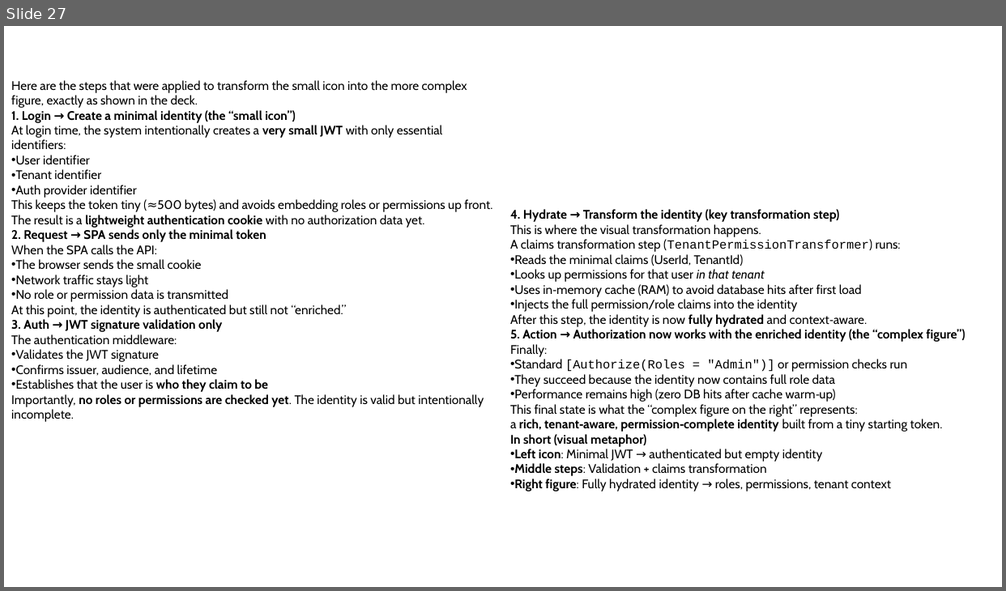
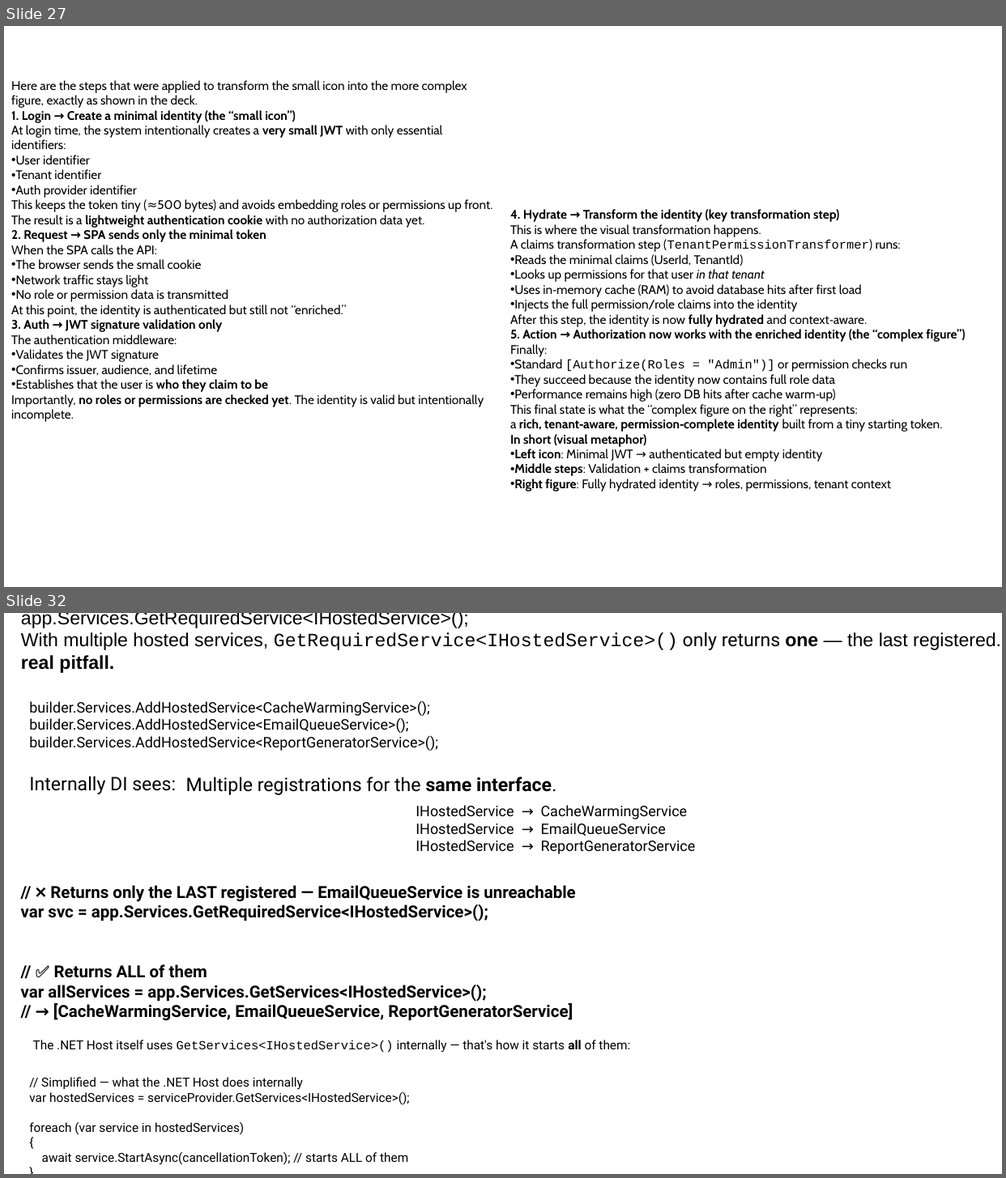
Before and after one commit to AlphaOmegaFirstLast/Bfs_V1, a slide deck: Admin/Docs.pptx. Shown one above the other, each under a label of ours: slide 27 before the commit, slides 27 and 32 after it; the slides between them are not shown. The pictures are 1006x591 and 1006x1178 pixels, drawn with LibreOffice and Linux fonts; fonts in the diff are those of the drawing. Boxes give left, top, right and bottom in pixels: in the first picture for what was removed or moved away, otherwise in the second. Text is boxed around its words. In the diff, an @@ line names an element or a change of style, - is before the commit and + after.

```diff
--- a/Admin/Docs.pptx
+++ b/Admin/Docs.pptx
@@ slide 32 added at box(4, 613, 1002, 1174), background #FFFFFF @@
@@ text added at box(21, 613, 1001, 673), 18 pt, text #000000 @@
+app.Services.GetRequiredService<IHostedService>();
+With multiple hosted services, GetRequiredService<IHostedService>() only returns one — the last registered. This is a real pitfall.
@@ text added at box(29, 701, 438, 751), 14 pt, text #000000 @@
+builder.Services.AddHostedService<CacheWarmingService>();
+builder.Services.AddHostedService<EmailQueueService>();
+builder.Services.AddHostedService<ReportGeneratorService>();
@@ text added at box(29, 776, 176, 794), 18 pt, text #000000 @@
+Internally DI sees:
@@ text added at box(186, 777, 556, 795), 18 pt, text #000000 @@
+Multiple registrations for the same interface.
@@ text added at box(415, 805, 696, 854), 14 pt, text #000000 @@
+IHostedService → CacheWarmingService
+IHostedService → EmailQueueService
+IHostedService → ReportGeneratorService
@@ text added at box(21, 885, 575, 1021), 16 pt, text #000000, bold @@
+// ❌ Returns only the LAST registered — EmailQueueService is unreachable
+var svc = app.Services.GetRequiredService<IHostedService>();
+// ✅ Returns ALL of them
+var allServices = app.Services.GetServices<IHostedService>();
+// → [CacheWarmingService, EmailQueueService, ReportGeneratorService]
@@ text added at box(33, 1040, 630, 1053), 12 pt, text #000000 @@
+The .NET Host itself uses GetServices<IHostedService>() internally — that's how it starts all of them:
@@ text added at box(29, 1077, 410, 1165), 12 pt, text #000000 @@
+// Simplified — what the .NET Host does internally
+var hostedServices = serviceProvider.GetServices<IHostedService>();
+foreach (var service in hostedServices)
+{
+await service.StartAsync(cancellationToken); // starts ALL of them
+}
```
Also in this commit, not shown: 6 other slides added, 5 other files.
